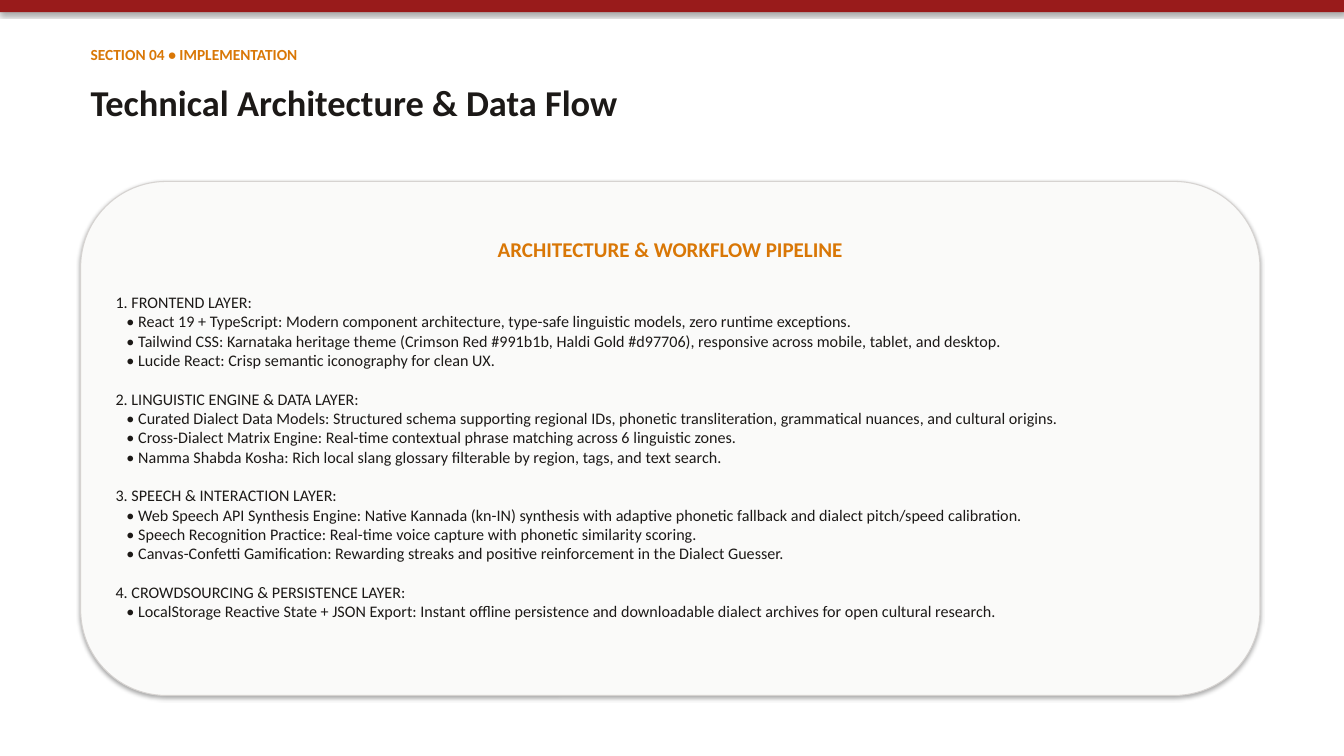
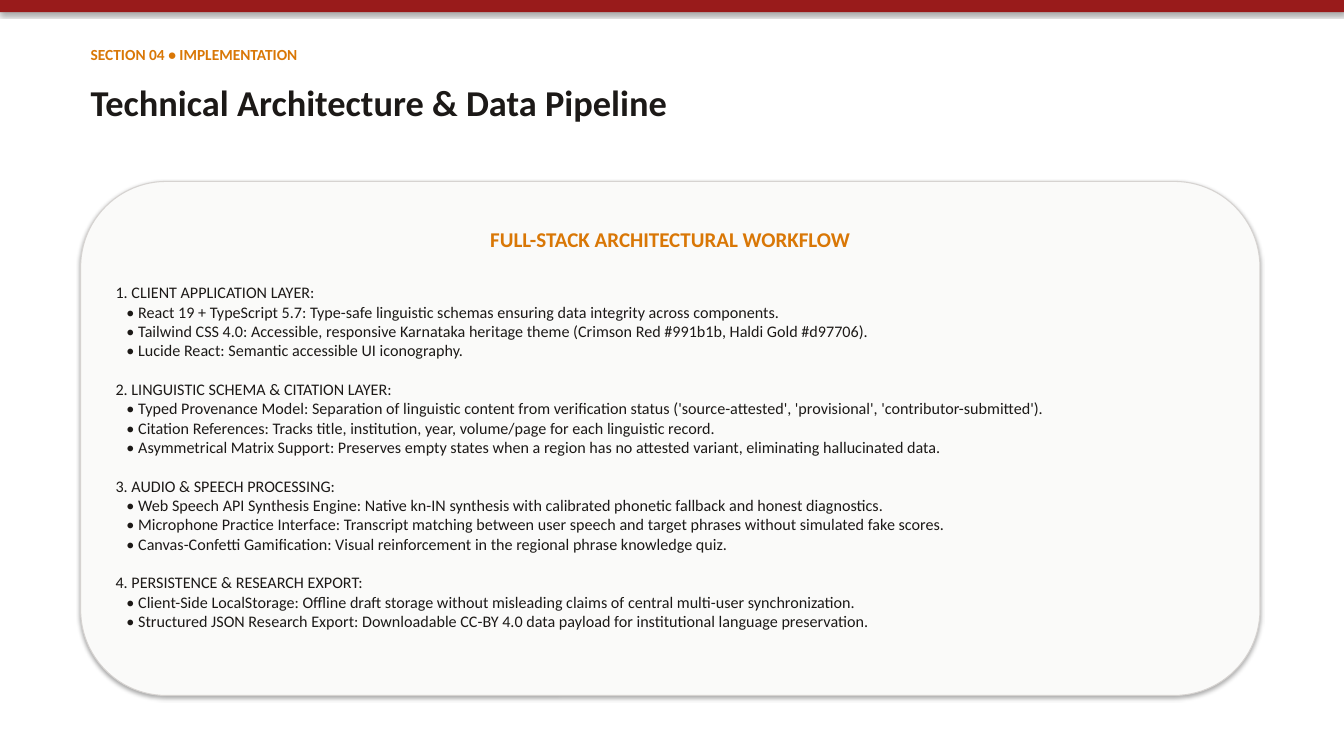
Before and after one commit to anandaram240-wq/yatrika-ai, a slide deck: slide 5 of Namma_Kannada_Regional_Explorer_Presentation.pptx. Drawn at 1344x756 pixels with LibreOffice and Linux fonts; fonts in the diff are those of the drawing. Boxes give left, top, right and bottom in pixels: in the first picture for what was removed or moved away, otherwise in the second. Text is boxed around its words. In the diff, an @@ line names an element or a change of style, - is before the commit and + after.

Commit message:
Forensic audit: ground linguistic citations, eliminate simulated accent scores, transparent synthetic audio disclosure, and harden data integrity

```diff
--- a/Namma_Kannada_Regional_Explorer_Presentation.pptx
+++ b/Namma_Kannada_Regional_Explorer_Presentation.pptx
@@ text at (91,90,667,122): text changed @@
-Technical Architecture & Data Flow
+Technical Architecture & Data Pipeline
@@ text in rounded rectangle at (116,233,1042,630): text changed @@
-ARCHITECTURE & WORKFLOW PIPELINE
-1. FRONTEND LAYER:
-• React 19 + TypeScript: Modern component architecture, type-safe linguistic models, zero runtime exceptions.
-• Tailwind CSS: Karnataka heritage theme (Crimson Red #991b1b, Haldi Gold #d97706), responsive across mobile, tablet, and desktop.
-• Lucide React: Crisp semantic iconography for clean UX.
-2. LINGUISTIC ENGINE & DATA LAYER:
-• Curated Dialect Data Models: Structured schema supporting regional IDs, phonetic transliteration, grammatical nuances, and cultural origins.
-• Cross-Dialect Matrix Engine: Real-time contextual phrase matching across 6 linguistic zones.
-• Namma Shabda Kosha: Rich local slang glossary filterable by region, tags, and text search.
-3. SPEECH & INTERACTION LAYER:
-• Web Speech API Synthesis Engine: Native Kannada (kn-IN) synthesis with adaptive phonetic fallback and dialect pitch/speed calibration.
-• Speech Recognition Practice: Real-time voice capture with phonetic similarity scoring.
-• Canvas-Confetti Gamification: Rewarding streaks and positive reinforcement in the Dialect Guesser.
-4. CROWDSOURCING & PERSISTENCE LAYER:
-• LocalStorage Reactive State + JSON Export: Instant offline persistence and downloadable dialect archives for open cultural research.
+FULL-STACK ARCHITECTURAL WORKFLOW
+1. CLIENT APPLICATION LAYER:
+• React 19 + TypeScript 5.7: Type-safe linguistic schemas ensuring data integrity across components.
+• Tailwind CSS 4.0: Accessible, responsive Karnataka heritage theme (Crimson Red #991b1b, Haldi Gold #d97706).
+• Lucide React: Semantic accessible UI iconography.
+2. LINGUISTIC SCHEMA & CITATION LAYER:
+• Typed Provenance Model: Separation of linguistic content from verification status ('source-attested', 'provisional', 'contributor-submitted').
+• Citation References: Tracks title, institution, year, volume/page for each linguistic record.
+• Asymmetrical Matrix Support: Preserves empty states when a region has no attested variant, eliminating hallucinated data.
+3. AUDIO & SPEECH PROCESSING:
+• Web Speech API Synthesis Engine: Native kn-IN synthesis with calibrated phonetic fallback and honest diagnostics.
+• Microphone Practice Interface: Transcript matching between user speech and target phrases without simulated fake scores.
+• Canvas-Confetti Gamification: Visual reinforcement in the regional phrase knowledge quiz.
+4. PERSISTENCE & RESEARCH EXPORT:
+• Client-Side LocalStorage: Offline draft storage without misleading claims of central multi-user synchronization.
+• Structured JSON Research Export: Downloadable CC-BY 4.0 data payload for institutional language preservation.
```
Also in this commit, not shown: 5 other slides changed, 18 other files.
